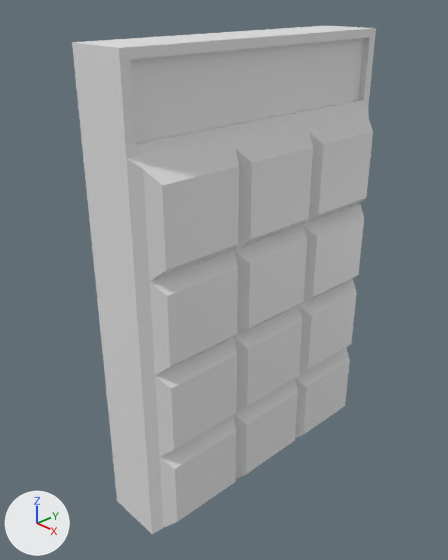
An edit to the Blender file DeeperAndDeeper/Assets/AssetsDeeperAndDeeper/Art/Models/Blend/numpad.blend, drawn before and after from the same camera.
Before and after are seen from a 50 mm camera at (0.268, -0.269, 0.326) aimed at (-0.004, -0.013, 0.148). Lighting does not change. The marker at lower left points along +X, +Y and +Z.
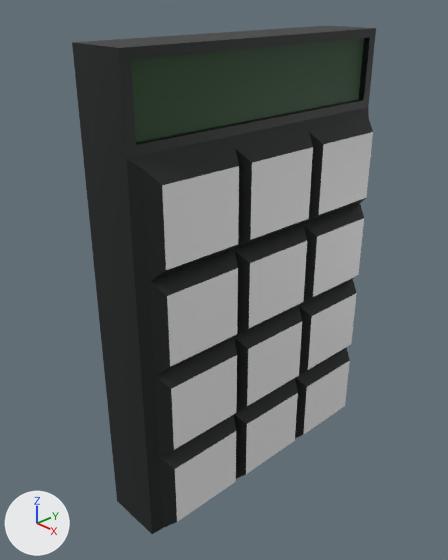
What the commit changed:
Material 'Screen' (mat_screen) is new.
Its base color is (0.00524, 0.0509, 0.00636) (dark green #104013).
Material 'Base' (mat_base) is new.
Its base color is (0.00703, 0.00903, 0.0095) (black #141819).
Material 'Key' (mat_key) is new.
Its base color is (0.8, 0.8, 0.8) (white #e7e7e7).
me_cube has 88 vertices, 81 faces and spans x -1.0..1.65, y -1.0..1.0, z -1.0..1.0.
me_cube is used by ob_cube; location (0.0, 0.0, 0.15); scale (0.02, 0.1, 0.15).
me_cube part 1: 68 of the faces centred in x -1.0..1.45, y -1.0..1.0, z -1.0..1.0 switch from mat_material (white #e7e7e7) to mat_base (black #141819).
me_cube part 2: the 1 face centred in x 0.78, y 0.0, z 0.83 switches from mat_material (white #e7e7e7) to mat_screen (dark green #104013).
me_cube now uses material mat_screen (dark green #104013).
me_cube now uses material mat_key (white #e7e7e7).

Where the change shows, as pixel boxes (x1, y1, x2, y2) in the pictures (448 x 560 px):
part 1 of me_cube, recoloured (white to black)
    both: (72, 25, 376, 534)
part 2 of me_cube, recoloured (white to black)
    both: (131, 38, 364, 142)
